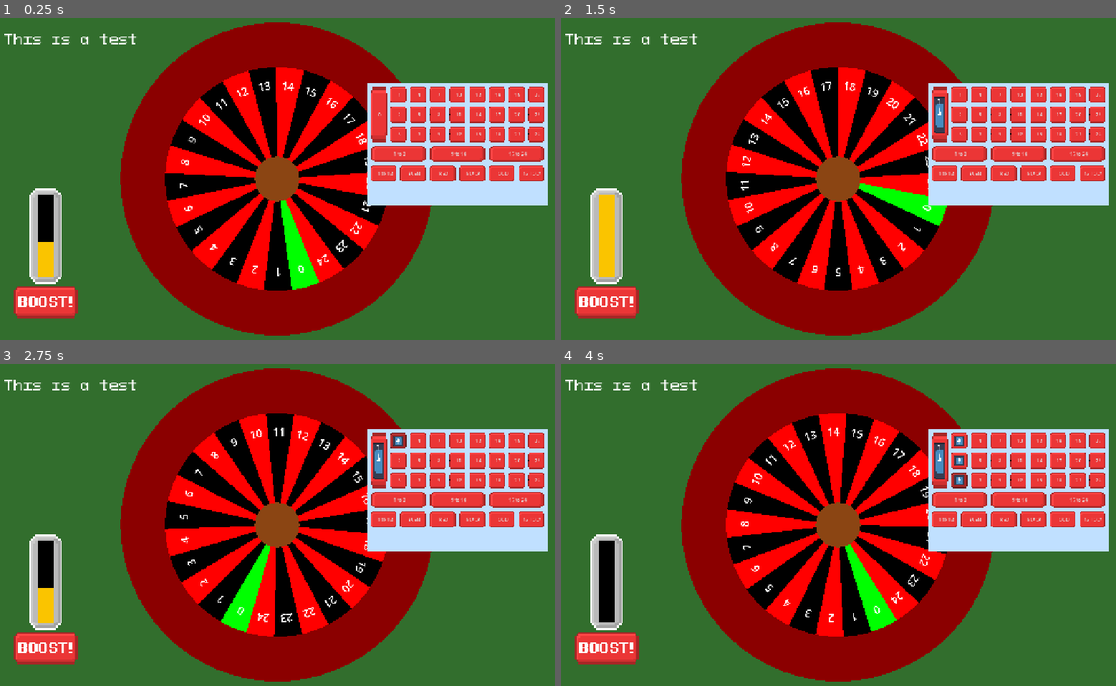
Above: before the commit, frames 1-4 (two rows, left to right).
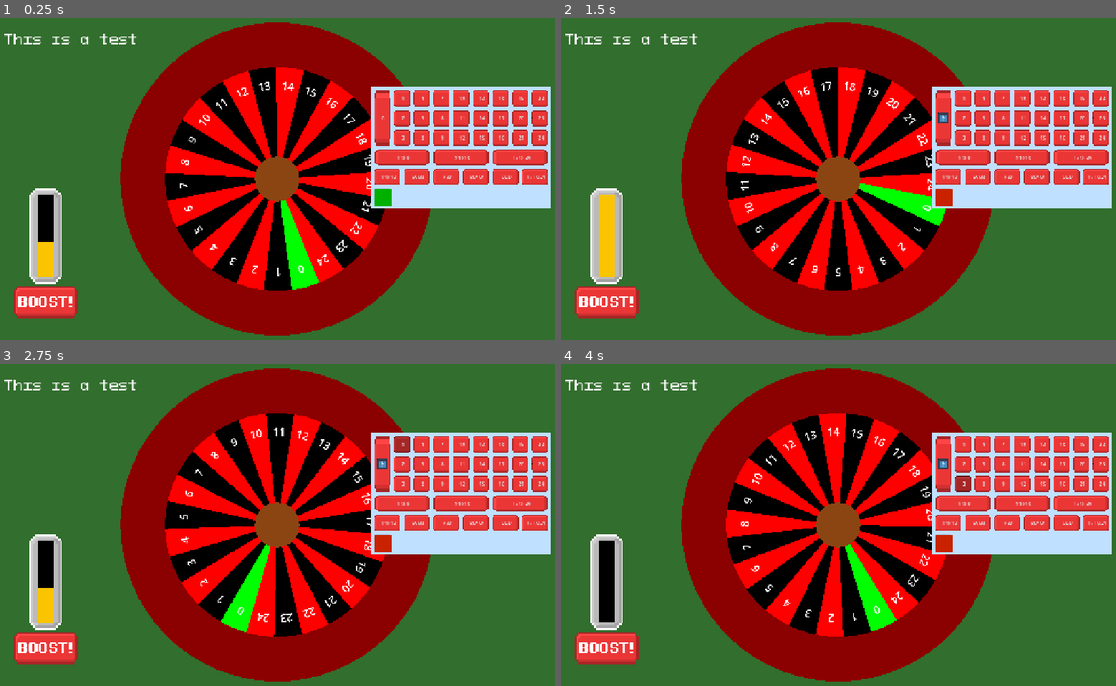
Above: after the commit, the same moments.

Repository: DuneRanger/Very-Serious-GameJam-2026
Game: Godot game, scene res://scenes/game/game_scene/game_scene.tscn
The game is run twice, just before and just after one commit, with the same random seed, the same clock (stepped at 60 frames per second) and the same inputs. The engine's default icon, where the game draws it, is replaced by a stand-in: a white triangle on a blue panel in a dark square.
Inputs (mouse positions are in pixels of both pictures, inside the frame that each line leads up to):
- Up to frame 1 (0.25 s): no input
- Up to frame 2 (1.5 s): click "0" at 0.5 s; click (943, 198) at 1.27 s
- Up to frame 3 (2.75 s): click "1" at 2 s
- Up to frame 4 (4 s): click "2" at 2.75 s; click "3" at 3.5 s

The runs differ from the first frame. In frame 1, 7.7% of the frame differs, in the area x 66-100%, y 20-60%; in frame 2, 7.9%; in frame 3, 7.9%; in frame 4, 8.0%.

Commit message:
added a button for removing bets

Diff:
--- a/scenes/game/game_scene/betting_system/betting_system.gd
+++ b/scenes/game/game_scene/betting_system/betting_system.gd
@@ -111,18 +111,32 @@
 	buttons.push_back(button_black)
 	add_child(button_black)
 
+	$IncrementToggle.size = Vector2(button_size, button_size)
+	$IncrementToggle.position = Vector2(0.0, (button_size + padding) * (row_count + 2))
+
+
 func resize_background() -> void:
 	$Background.size.x = button_size * 9 + padding * 10
 	$Background.size.y = button_size * 6 + padding * 7
-	$Background.position.x = -padding
-	$Background.position.y = -padding
+
+func pad_all_buttons() -> void:
+	var pad_vect = Vector2(padding, padding)
+	for b in buttons:
+		b.position += pad_vect
+	$IncrementToggle.position += pad_vect
 
 func connect_buttons() -> void:
 	for b in buttons:
 		b.button_down.connect(new_bet)
 
+func init_bets() -> void:
+	for b in buttons:
+		bets[b.button_id] = 0
+
 func _ready() -> void:
 	make_buttons()
+	init_bets()
+	pad_all_buttons()
 	connect_buttons()
 	resize_background()
 
@@ -130,31 +144,50 @@
 func _process(delta: float) -> void:
 	pass
 
-func new_bet() -> void:
+func _on_increment_toggle_button_down() -> void:
+	increment *= -1
+
+func get_pressed_buttons ():
 	var pressed_buttons = []
 	for b in buttons:
 		if b.to_process:
 			pressed_buttons.push_back(b)
 			b.to_process = false
+	return pressed_buttons
 
+func get_label(b_id: int):
+	if labels.has(b_id):
+		return labels[b_id]
+	var lab = bet_button_label.instantiate()
+	var b = buttons[b_id]
+	lab.size = Vector2(button_size, button_size) * 2/3
+	lab.position = b.position + b.size * 1/2 - lab.size * 1/2
+	return lab
+
+
+func new_bet() -> void:
+	var pressed_buttons = get_pressed_buttons()
 	for b in pressed_buttons:
 		if increment > game_manager.money:
 			print("Not enough money!")
 			continue
+		elif increment < 0 and bets[b.button_id] == 0:
+			print("Removing money on an empty bet!")
+			continue
 
-		var old_bet = bets.get(b.button_id, 0)
-		print("Old bet on: ", b.button_id, " is: ", old_bet)
-		var new_bet = old_bet + increment
-		bets[b.button_id] = new_bet
+		var old_bet_amount = bets[b.button_id]
+		var new_bet_amount = max ((old_bet_amount + increment), 0)
+		bets[b.button_id] = new_bet_amount
 
-		if new_bet > 0:
-			var lab = labels.get(b.button_id, bet_button_label.instantiate())
-			lab.text = str(new_bet)
-			lab.size = b.size * 2/3
-			lab.position = b.position + b.size * 1/6
-			add_child(lab)
-			labels[b.button_id] = lab
+		var bet_difference = new_bet_amount - old_bet_amount
+		game_manager.money -= bet_difference
 
+		var l = get_label(b.button_id)
+		l.text = str(new_bet_amount)
 
-		game_manager.money -= increment
-		print("Current bet on: ", b.button_id, " is: ", bets[b.button_id])
+		if new_bet_amount > 0:
+			labels[b.button_id] = l
+			if l.get_parent() == null:
+				add_child(l)
+		elif new_bet_amount == 0:
+			remove_child(l)
--- a/scenes/game/game_scene/betting_system/betting_system.tscn
+++ b/scenes/game/game_scene/betting_system/betting_system.tscn
@@ -3,6 +3,7 @@
 [ext_resource type="Script" uid="uid://dnvqostopki38" path="res://scenes/game/game_scene/betting_system/betting_system.gd" id="1_dp4ot"]
 [ext_resource type="PackedScene" uid="uid://c7y4bfu1vt5we" path="res://scenes/game/game_scene/betting_system/bet_button.tscn" id="2_gf42j"]
 [ext_resource type="PackedScene" uid="uid://r818ix60yp68" path="res://scenes/game/game_scene/betting_system/bet_label.tscn" id="3_njhud"]
+[ext_resource type="Script" uid="uid://c7ho25had8seq" path="res://scenes/game/game_scene/betting_system/increment_toggle.gd" id="4_qcixp"]
 
 [node name="BettingSystem" type="Node2D" unique_id=1381945534]
 script = ExtResource("1_dp4ot")
@@ -15,3 +16,19 @@
 offset_right = 400.0
 offset_bottom = 300.0
 color = Color(0.75110257, 0.87685895, 1.0102729, 1)
+
+[node name="IncrementToggle" type="Button" parent="." unique_id=610838021]
+offset_right = 8.0
+offset_bottom = 8.0
+script = ExtResource("4_qcixp")
+increment_state_color_adding = Color(0, 0.6914364, 0, 1)
+increment_state_color_removing = Color(0.7824077, 0.1326296, 0, 1)
+
+[node name="ColorRect" type="ColorRect" parent="IncrementToggle" unique_id=280955975]
+layout_mode = 0
+offset_right = 40.0
+offset_bottom = 40.0
+mouse_filter = 2
+
+[connection signal="button_down" from="IncrementToggle" to="." method="_on_increment_toggle_button_down"]
+[connection signal="button_down" from="IncrementToggle" to="IncrementToggle" method="_on_button_down"]
--- /dev/null
+++ b/scenes/game/game_scene/betting_system/increment_toggle.gd
@@ -0,0 +1,16 @@
+extends Button
+
+var adding : bool
+@export var increment_state_color_adding : Color
+@export var increment_state_color_removing : Color
+
+func _ready() -> void:
+	adding = true
+	$ColorRect.color = increment_state_color_adding
+
+func _on_button_down() -> void:
+	adding = !adding
+	if adding:
+		$ColorRect.color = increment_state_color_adding
+	else:
+		$ColorRect.color = increment_state_color_removing
Not shown, added: scenes/game/game_scene/betting_system/increment_toggle.gd.uid
